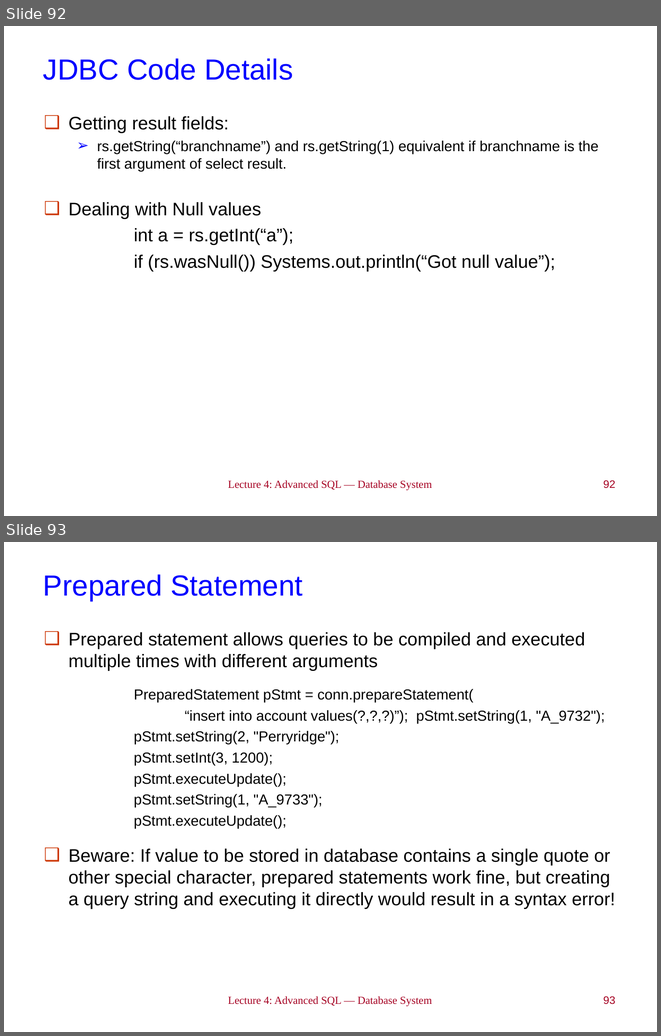
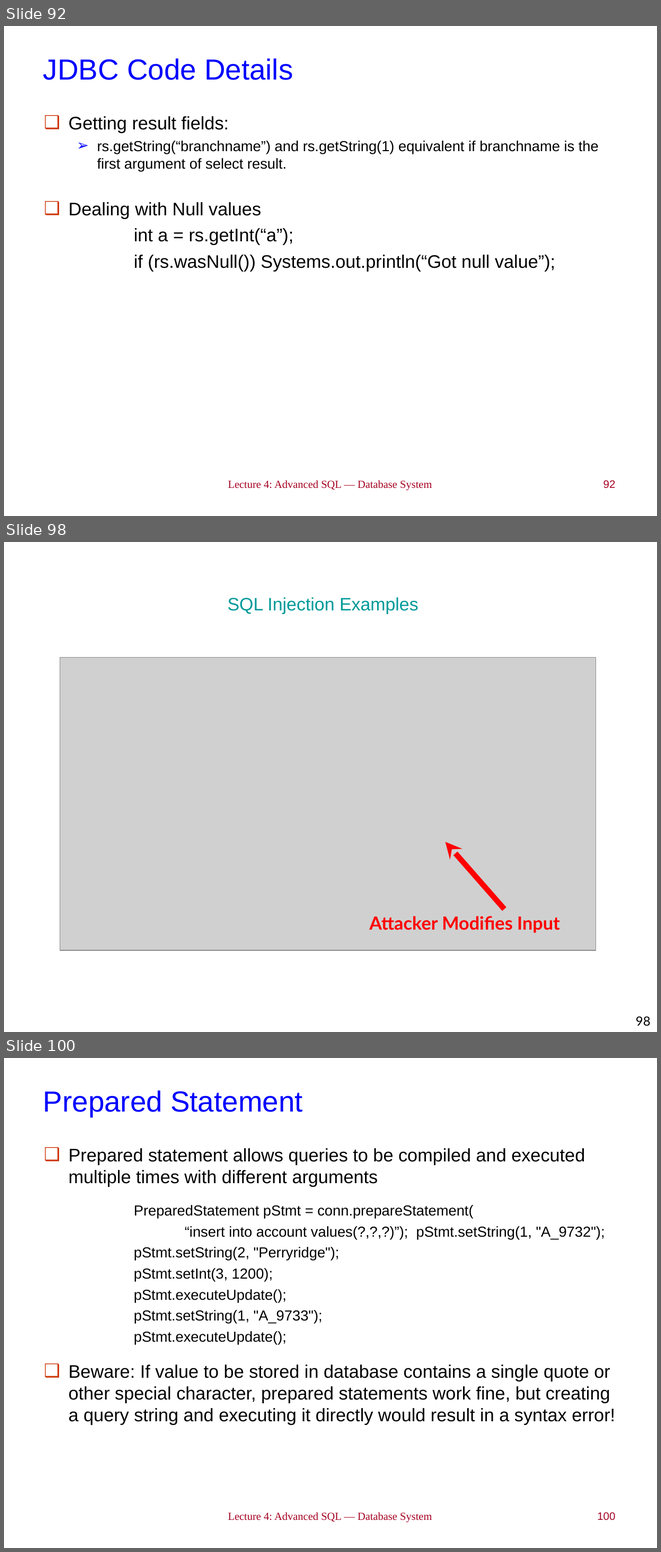
Before and after one commit to LukeLIN-web/DataBase-System-learning, a slide deck: PPT/Lec 4_Advanced SQL.ppt. Shown one above the other, each under a label of ours: slides 92 and 93 before the commit, slides 92, 98 and 100 after it; the slides between them are not shown. The pictures are 661x1036 and 661x1552 pixels, drawn with LibreOffice and Linux fonts; fonts in the diff are those of the drawing; grey boxes stand for pictures. Boxes give left, top, right and bottom in pixels: in the first picture for what was removed or moved away, otherwise in the second. Text is boxed around its words. In the diff, an @@ line names an element or a change of style, - is before the commit and + after.

```diff
--- a/PPT/Lec 4_Advanced SQL.ppt
+++ b/PPT/Lec 4_Advanced SQL.ppt
@@ slide 98 added at <box>4,542,657,1032</box>, background #FFFFFF @@
@@ text added at <box>228,597,418,614</box>, 19.8 pt, text #009999 @@
+SQL Injection Examples
@@ picture added at <box>60,658,596,950</box> @@
@@ arrow added from (504, 909) to (445, 841), #FF0000 6.01 pt @@
@@ text added at <box>369,916,560,933</box>, 20 pt, text #FF0000, bold @@
+Attacker Modifies Input
@@ page number added at <box>636,1016,651,1026</box>, 14 pt, text #000000 @@
+98
@@ what was slide 93 is now slide 100 @@
@@ page number at <box>597,1512,615,1520</box>: text changed @@
-93
+100
```
Also in this commit, not shown: 3 slides changed, 6 other slides added, 9 other files.
